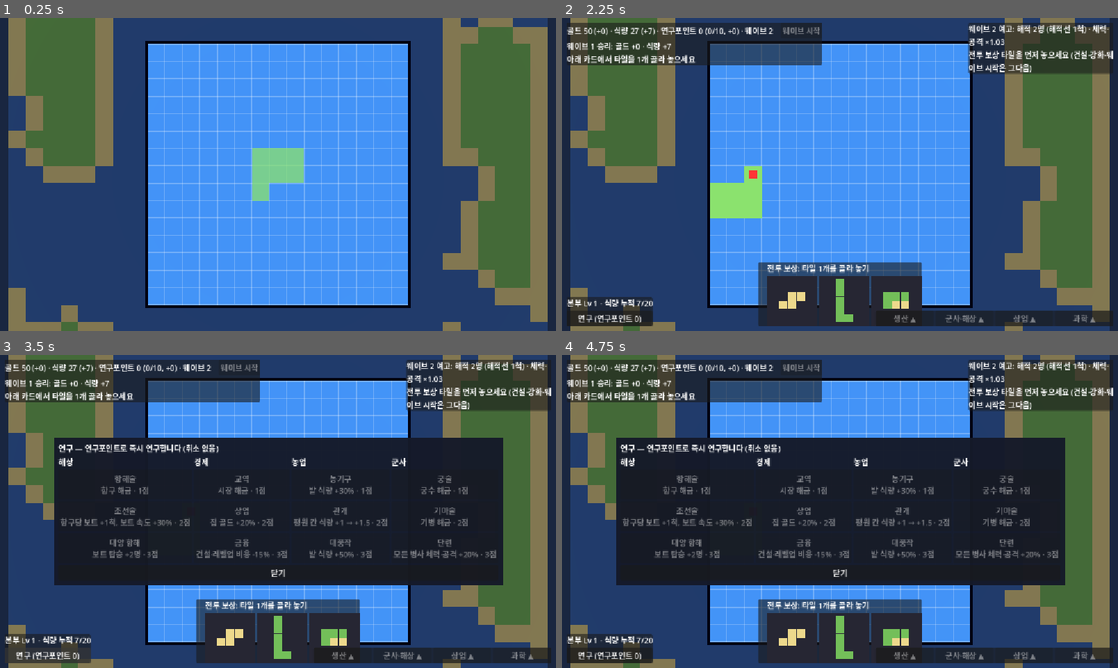
Above: before the commit, frames 1-4 (two rows, left to right).
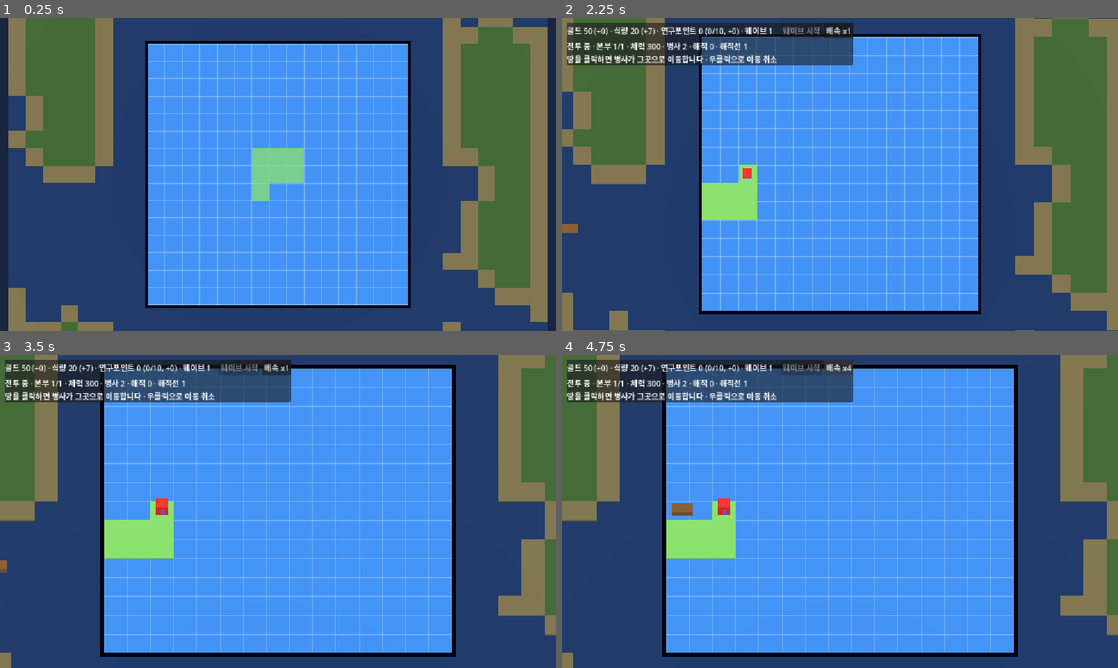
Above: after the commit, the same moments.

Repository: dpwns5889/Islander
Game: Godot game, scene res://assets/scenes/main.tscn
Same seed, same stepped clock (60 frames per second), same inputs: the game is played once before the commit and once after it.
Inputs (mouse positions are in pixels of both pictures, inside the frame that each line leads up to):
- Up to frame 1 (0.25 s): no input
- Up to frame 2 (2.25 s): tap Enter at 0.5 s; move the mouse to (962, 158) at 0.52 s; tap R at 0.6, 1.35 s; click (962, 158) at 0.67 s; tap Space at 1.25 s; move the mouse to (728, 190) at 1.27 s; click (728, 190) at 1.42 s; click "웨이브 시작" at 2 s
- Up to frame 3 (3.5 s): click (50, 655) at 2.75 s, where only the run before the commit has a clickable "연구 (연구포인트 0)"
- Up to frame 4 (4.75 s): click (840, 367) at 3.5 s, where only the run after the commit has a clickable "배속 x1"; click (840, 367) at 4.25 s, where only the run after the commit has a clickable "배속 x2"

The runs differ from the first frame. In frame 2, 39% of the frame differs, in the area x 0-100%, y 0-100%; in frame 3, 78%; in frame 4, 78%.

Commit message:
숲·산 지형 추가, 평평한 땅, 전투 없이 끝나는 문제 수정 (기획서 v0.25)
- assets/scripts/piece.gd: 숲·산 지형 상수, 보상 타일에 숲·산이 소수 섞임(시작·본부 조각 제외)
- assets/scripts/balance.gd: 숲·산 수치(확률·이동속도·건설 가능 건물) 추가
- assets/scripts/field.gd: 땅 두께 0.08로 평평하게, 걸을 수 있는 땅 판정·섬 판정에서 산 제외, 숲 이동속도 배율, 지형별 건설 조건
- assets/scripts/battle.gd: 숲 이동속도 적용, 산 위 방어탑은 사거리 안 원거리 적만 공격, 바닷길이 막혀도 해적선이 나오게 수정
- assets/scripts/main.gd: 걸을 수 있는 땅만 이동 명령 대상, 전투용 음영 제거
- docs/GameDesign.md/.html, project.godot: 지형 기획, 변경 이력 정리(0.24 묶음, 0.25 추가), 버전 0.25
- tests/m18_check.gd: 숲·산 점검 추가, m17_check.gd: 막힌 바닷길 점검 추가

Co-Authored-By: Claude Sonnet 5.5 <noreply@anthropic.com>

Diff:
--- a/assets/scripts/balance.gd
+++ b/assets/scripts/balance.gd
@@ -109,6 +109,14 @@
 const CONTINENT_FREQ: float = 0.05 ## 필드 밖 지형 노이즈 주파수(낮을수록 큰 대륙)
 const CONTINENT_LEVEL: float = -0.1 ## 이 값보다 큰 노이즈가 땅
 
+const SPECIAL_MAX: int = 2 ## 보상 타일 한 조각의 숲·산 칸 최대 수 (기획서 4장)
+const SPECIAL_CHANCE: float = 0.3 ## 그 칸이 숲·산이 될 확률(칸마다 따로 굴림)
+const MOUNTAIN_SHARE: float = 0.35 ## 숲·산 중 산일 확률
+const FOREST_SPEED: float = 0.7 ## 숲 위 이동속도 배율 (아군·적 모두) (기획서 3장)
+## 숲·산에 지을 수 있는 건물 (평원은 전부, 모래는 건물의 sand 값) (기획서 3장)
+const FOREST_BUILDINGS: Array[int] = [HOUSE, LIBRARY, TOWER]
+const MOUNTAIN_BUILDINGS: Array[int] = [TOWER]
+
 const START_GOLD: int = 50
 const START_FOOD: int = 20
 
--- a/assets/scripts/battle.gd
+++ b/assets/scripts/battle.gd
@@ -221,7 +221,7 @@
 
 ## 경로를 따라 이동한다. 경로 끝에 닿으면 true
 func _follow(u: Unit, dt: float) -> bool:
-	var budget: float = u.speed * dt
+	var budget: float = u.speed * dt * field.speed_mult_at(u.position) # 숲은 느리다 (기획서 3장)
 	while budget > 0.0 and not u.path.is_empty():
 		var wp: Vector3 = field.cell_to_world(u.path[0])
 		var d: Vector3 = Vector3(wp.x - u.position.x, 0.0, wp.z - u.position.z)
@@ -316,7 +316,7 @@
 func _nudge(u: Unit, push: Vector3, sea: bool) -> void:
 	var np: Vector3 = u.position + push
 	var c: Vector2i = field.world_to_cell(np)
-	if (field.terrain_at(c) == Field.SEA) if sea else field.is_land(c):
+	if (field.terrain_at(c) == Field.SEA) if sea else field.is_walkable(c):
 		u.position = np
 
 
@@ -355,6 +355,13 @@
 			continue
 		var p: Vector3 = field.cell_to_world(c)
 		var d: float = _dist(u.position, p)
+		if field.cells.get(c, -1) == Piece.MOUNTAIN: # 산 위 방어탑: 걸어서 못 가므로 사거리 안의 원거리 적만 공격한다 (기획서 3장)
+			if u.reach > 2.0 and d <= u.reach and d < best_d:
+				best_d = d
+				tpos = p
+				tunit = null
+				tcell = c
+			continue
 		if islands.get(c, -1) == u.island and d < best_d:
 			best_d = d
 			tpos = p
@@ -489,8 +496,14 @@
 	if tgt.is_empty():
 		return
 	var route: Array[Vector2i] = field.path(sea_nav, from, tgt["stop"])
-	if route.is_empty(): # 바다로 갈 길이 없으면 해적선은 오지 못한다
-		return
+	# 대륙에 막혀 길이 없으면 다른 가장자리를 시도하고, 끝내 없으면 상륙 지점 바로 앞 바다에서 출발한다 (전투 없이 끝나는 것을 막는다)
+	for _try in 40:
+		if not route.is_empty():
+			break
+		from = _edge_cell()
+		route = field.path(sea_nav, from, tgt["stop"])
+	if route.is_empty():
+		from = tgt["stop"]
 	var s: Unit = _add_unit(Balance.U_SHIP, field.cell_to_world(from), 1.0)
 	s.path = route
 	s.landing = field.cell_to_world(tgt["land"])
--- a/assets/scripts/field.gd
+++ b/assets/scripts/field.gd
@@ -7,7 +7,7 @@
 const MAX_W: int = 40
 const MAX_H: int = 30
 const SEA: int = 0
-const BLOCK_H: float = 0.4
+const BLOCK_H: float = 0.08 ## 땅 두께. 입체감 없이 평평한 땅 (기획서 3장)
 const HQ_COLOR: Color = Color(0.85, 0.15, 0.15)
 const M: int = 8 ## 필드 밖 자동 지형의 폭 (기획서 3장)
 const DIRS: Array[Vector2i] = [Vector2i.LEFT, Vector2i.RIGHT, Vector2i.UP, Vector2i.DOWN]
@@ -46,6 +46,10 @@
 static func color_of(t: int) -> Color:
 	if t == Piece.SEA:
 		return Color(0.42, 0.68, 0.98)
+	if t == Piece.FOREST:
+		return Color(0.15, 0.45, 0.2)
+	if t == Piece.MOUNTAIN:
+		return Color(0.5, 0.5, 0.55)
 	return Color(0.45, 0.75, 0.35) if t == Piece.PLAINS else Color(0.93, 0.85, 0.55)
 
 
@@ -118,13 +122,6 @@
 	return _mats[key]
 
 
-## 전투 단계에는 땅·바다 바닥을 음영 없이 칠해 입체감을 없앤다 (기획서 2장)
-func set_flat(flat: bool) -> void:
-	for k in _mats:
-		if (k as String).ends_with("false"):
-			(_mats[k] as StandardMaterial3D).shading_mode = BaseMaterial3D.SHADING_MODE_UNSHADED if flat else BaseMaterial3D.SHADING_MODE_PER_PIXEL
-
-
 ## 월드 좌표는 처음 15x15 필드의 중심이 원점이다. 확장해도 기존 칸의 위치는 변하지 않는다
 func cell_to_world(c: Vector2i) -> Vector3:
 	return Vector3(c.x + 0.5 - W / 2.0, 0.0, c.y + 0.5 - H / 2.0)
@@ -152,6 +149,16 @@
 
 func is_land(c: Vector2i) -> bool:
 	return cells.has(c)
+
+
+## 걸을 수 있는 땅: 산은 땅이지만 지나갈 수 없다 (기획서 3장)
+func is_walkable(c: Vector2i) -> bool:
+	return cells.has(c) and cells[c] != Piece.MOUNTAIN
+
+
+## 위치(월드 좌표) 땅의 이동속도 배율: 숲은 느리다 (기획서 3장)
+func speed_mult_at(pos: Vector3) -> float:
+	return Balance.FOREST_SPEED if cells.get(world_to_cell(pos), -1) == Piece.FOREST else 1.0
 
 
 ## 필드 밖에 시드 기반 랜덤 지형을 만든다. 필드에서 2칸 안쪽은 항상 바다라서 적이 걸어서 올 수 없다 (기획서 3장)
@@ -322,6 +329,10 @@
 		return false
 	if cells[c] == Piece.SAND and not data["sand"]:
 		return false
+	if cells[c] == Piece.FOREST and not Balance.FOREST_BUILDINGS.has(id):
+		return false
+	if cells[c] == Piece.MOUNTAIN and not Balance.MOUNTAIN_BUILDINGS.has(id):
+		return false
 	if data.get("unique", false) and buildings.values().has(id): # 교역소는 1개만 (기획서 5.6)
 		return false
 	if data.get("open_sea", false) and not _next_to_open_sea(c):
@@ -544,14 +555,14 @@
 	var m: Dictionary = {}
 	var id: int = 0
 	for s in cells:
-		if m.has(s):
+		if m.has(s) or not is_walkable(s):
 			continue
 		var stack: Array[Vector2i] = [s]
 		m[s] = id
 		while not stack.is_empty():
 			var c: Vector2i = stack.pop_back()
 			for d in DIRS:
-				if cells.has(c + d) and not m.has(c + d):
+				if is_walkable(c + d) and not m.has(c + d):
 					m[c + d] = id
 					stack.append(c + d)
 		id += 1
@@ -569,7 +580,7 @@
 	for y in ext.size.y:
 		for x in ext.size.x:
 			var c: Vector2i = ext.position + Vector2i(x, y)
-			var walkable: bool = (terrain_at(c) == SEA and not buildings.has(c)) if sea else is_land(c)
+			var walkable: bool = (terrain_at(c) == SEA and not buildings.has(c)) if sea else is_walkable(c)
 			a.set_point_solid(Vector2i(x, y), not walkable)
 	return a
 
--- a/assets/scripts/main.gd
+++ b/assets/scripts/main.gd
@@ -736,7 +736,7 @@
 
 ## 전투 중 클릭한 땅으로 병사들이 이동한다 (깃발 없이 한 번의 명령) (기획서 6장)
 func command_move(c: Vector2i) -> bool:
-	if battle == null or not field.is_land(c):
+	if battle == null or not field.is_walkable(c):
 		return false
 	battle.command_move(c)
 	_ping(c)
@@ -820,7 +820,6 @@
 
 
 func _tilt(deg: float) -> void:
-	field.set_flat(deg < 90.0)
 	create_tween().tween_method(_set_pitch, _pitch, deg, 0.8)
 
 
--- a/assets/scripts/piece.gd
+++ b/assets/scripts/piece.gd
@@ -5,6 +5,8 @@
 const SEA: int = 0 ## 바다 칸: 놓으면 그 칸이 물 타일로 차지된다 (기획서 4장)
 const PLAINS: int = 1
 const SAND: int = 2
+const FOREST: int = 3 ## 숲: 이동 느림, 식량 0 (기획서 3장)
+const MOUNTAIN: int = 4 ## 산: 이동 불가, 방어탑만 (기획서 3장)
 
 const SEVEN: Array[Vector2i] = [Vector2i(0, 0), Vector2i(1, 0), Vector2i(2, 0), Vector2i(0, 1), Vector2i(1, 1), Vector2i(2, 1), Vector2i(0, 2)]
 ## 4~7칸 모양 18종 (기획서 4장)
@@ -42,6 +44,12 @@
 	var sand: float = SAND_CHANCE[rng.randi() % SAND_CHANCE.size()]
 	for _c in p.cells:
 		p.terrain.append(SAND if rng.randf() < sand else PLAINS)
+	var specials: int = 0 # 숲·산은 조각당 최대 SPECIAL_MAX칸. 시작·본부 조각에는 없다 (기획서 4장)
+	for _i in Balance.SPECIAL_MAX:
+		if rng.randf() < Balance.SPECIAL_CHANCE:
+			specials += 1
+	for _k in specials:
+		p.terrain[rng.randi() % p.cells.size()] = MOUNTAIN if rng.randf() < Balance.MOUNTAIN_SHARE else FOREST
 	if with_sea and rng.randf() < Balance.SEA_TILE_CHANCE:
 		# 4~5칸은 바다 1칸, 6~7칸은 1~2칸. 땅은 항상 3칸 이상 남는다
 		var k: int = 1 if p.cells.size() <= 5 else 1 + rng.randi() % 2
--- a/project.godot
+++ b/project.godot
@@ -11,7 +11,7 @@
 [application]
 
 config/name="BiomeDefender"
-config/version="0.24"
+config/version="0.25"
 run/main_scene="res://assets/scenes/main.tscn"
 config/features=PackedStringArray("4.7", "Forward Plus")
 config/icon="res://icon.svg"
--- a/tests/m17_check.gd
+++ b/tests/m17_check.gd
@@ -137,6 +137,22 @@
 	var ship_hp: float = ship.hp
 	sb._towers_turn(0.0)
 	fails += _check(ship.hp == ship_hp, "방어탑은 해적선을 공격하지 않는다")
+	# 11. 바다 길이 완전히 막혀도 해적선은 상륙 지점 앞에서 나와 전투가 벌어진다 (전투 없이 끝나지 않는다)
+	var bf: Field = _island(5, 5)
+	var bb: Battle = Battle.new()
+	bb.setup(bf, load("res://assets/scripts/game_state.gd").new(), 3)
+	var blocked: AStarGrid2D = bf.nav(true)
+	for y in blocked.region.size.y:
+		for x in blocked.region.size.x:
+			blocked.set_point_solid(Vector2i(x, y), true)
+	bb.sea_nav = blocked
+	var seen: bool = false
+	for _i in 300:
+		bb.tick(0.1)
+		seen = seen or not bb.ships.is_empty() or not bb.pirates.is_empty()
+		if bb.done:
+			break
+	fails += _check(seen, "길이 막혀도 해적이 나타난다")
 	print("적·방어탑 점검 실패 %d건" % fails)
 	quit(fails)
 
--- /dev/null
+++ b/tests/m18_check.gd
@@ -0,0 +1,83 @@
+extends SceneTree
+## 숲·산 지형 점검: godot --headless --script tests/m18_check.gd
+
+
+func _initialize() -> void:
+	var fails: int = 0
+	# 1. 조각 생성: 숲·산은 조각당 최대 2칸, 시작·본부 조각에는 없다
+	var rng: RandomNumberGenerator = RandomNumberGenerator.new()
+	rng.seed = 7
+	var forests: int = 0
+	var mountains: int = 0
+	var max_special: int = 0
+	for _i in 400:
+		var p: Piece = Piece.random_piece(rng)
+		var n: int = p.terrain.count(Piece.FOREST) + p.terrain.count(Piece.MOUNTAIN)
+		max_special = maxi(max_special, n)
+		forests += p.terrain.count(Piece.FOREST)
+		mountains += p.terrain.count(Piece.MOUNTAIN)
+	fails += _check(max_special <= Balance.SPECIAL_MAX and forests > 0 and mountains > 0 and forests > mountains, "숲·산이 섞이고 조각당 2칸 이하, 숲이 더 많다 (숲 %d, 산 %d)" % [forests, mountains])
+	var sp: Piece = Piece.start_piece(rng)
+	fails += _check(not sp.terrain.has(Piece.FOREST) and not sp.terrain.has(Piece.MOUNTAIN), "시작·본부 조각에는 숲·산이 없다")
+	# 2. 건설 조건: 숲은 집·도서관·방어탑, 산은 방어탑만
+	var f: Field = _field()
+	fails += _check(f.can_build(Balance.HOUSE, Vector2i(5, 5)) and f.can_build(Balance.LIBRARY, Vector2i(5, 5)) and f.can_build(Balance.TOWER, Vector2i(5, 5)), "숲: 집·도서관·방어탑")
+	fails += _check(not f.can_build(Balance.FARM, Vector2i(5, 5)) and not f.can_build(Balance.BARRACKS, Vector2i(5, 5)) and not f.can_build(Balance.LAB, Vector2i(5, 5)), "숲: 밭·병영·연구소 불가")
+	fails += _check(f.can_build(Balance.TOWER, Vector2i(6, 5)) and not f.can_build(Balance.HOUSE, Vector2i(6, 5)) and not f.can_build(Balance.PORT, Vector2i(6, 5)), "산: 방어탑만")
+	fails += _check(f.can_build(Balance.FARM, Vector2i(7, 5)), "평원: 전부")
+	# 3. 식량: 평원 칸만 (숲·산은 0)
+	fails += _check(f.income().y == 3, "식량은 평원 칸 3개만 (%d)" % f.income().y)
+	# 4. 산은 걸을 수 없다: 길찾기에서 막히고 섬이 갈라진다
+	fails += _check(f.is_land(Vector2i(6, 5)) and not f.is_walkable(Vector2i(6, 5)) and f.is_walkable(Vector2i(5, 5)), "산은 땅이지만 걸을 수 없다")
+	var isl: Dictionary = f.island_map()
+	fails += _check(isl.has(Vector2i(5, 5)) and not isl.has(Vector2i(6, 5)) and isl[Vector2i(5, 5)] != isl[Vector2i(7, 5)], "산으로만 이어진 땅은 서로 다른 섬")
+	fails += _check(f.path(f.nav(false), Vector2i(5, 5), Vector2i(7, 5)).is_empty(), "산을 지나는 길은 없다")
+	# 5. 숲 위 이동속도 ×0.7
+	fails += _check(absf(f.speed_mult_at(f.cell_to_world(Vector2i(5, 5))) - Balance.FOREST_SPEED) < 0.001 and f.speed_mult_at(f.cell_to_world(Vector2i(7, 5))) == 1.0, "숲 0.7배, 평원 1배")
+	# 6. 산 위 방어탑: 근접 적은 못 건드리고 사거리 안의 원거리 적만 노린다
+	f.build(Balance.TOWER, Vector2i(6, 5))
+	var gs: Node = load("res://assets/scripts/game_state.gd").new()
+	var b: Battle = Battle.new()
+	b.setup(f, gs, 1)
+	b._ships_left = 1
+	b._ship_timer = 9999.0
+	for s in b.soldiers.duplicate(): # 병사는 치워 둔다
+		b.soldiers.erase(s)
+		s.hp = 0.0
+	var tpos: Vector3 = f.cell_to_world(Vector2i(6, 5))
+	var melee: Unit = b._add_unit(Balance.U_PIRATE, tpos + Vector3(1.0, 0.0, 0.5), 1.0)
+	var island_id: int = b.islands[Vector2i(7, 5)]
+	melee.island = island_id
+	melee.speed = 0.0
+	var tower_hp: float = f.hp[Vector2i(6, 5)]
+	for _i in 30:
+		b._pirate_turn(melee, 0.1)
+	fails += _check(f.hp[Vector2i(6, 5)] == tower_hp, "근접 적은 산 위 방어탑을 공격하지 못한다")
+	var xbow: Unit = b._add_unit(Balance.U_CROSSBOW, tpos + Vector3(2.5, 0.0, 0.0), 1.0)
+	xbow.island = island_id
+	xbow.speed = 0.0
+	xbow.cooldown = 0.0
+	for _i in 10:
+		b._pirate_turn(xbow, 0.1)
+	fails += _check(f.hp[Vector2i(6, 5)] < tower_hp or not f.buildings.has(Vector2i(6, 5)), "원거리 적은 사거리 안의 산 위 방어탑을 공격한다")
+	print("숲·산 점검 실패 %d건" % fails)
+	quit(fails)
+
+
+## 땅 한 줄(4..8, 5): 숲 (5) · 산 (6) · 평원 (7) 등 (4와 8은 평원)
+func _field() -> Field:
+	var f: Field = Field.new()
+	var terr: Array[int] = [Piece.PLAINS, Piece.FOREST, Piece.MOUNTAIN, Piece.PLAINS, Piece.PLAINS]
+	var p: Piece = Piece.new()
+	for i in 5:
+		p.cells.append(Vector2i(i, 0))
+		p.terrain.append(terr[i])
+	p.hq_index = 0
+	f.place(p, Vector2i(4, 5))
+	return f
+
+
+func _check(ok: bool, msg: String) -> int:
+	if not ok:
+		print("실패: ", msg)
+	return 0 if ok else 1
Not shown, added: tests/m18_check.gd.uid
Not shown, changed: docs/GameDesign.md
